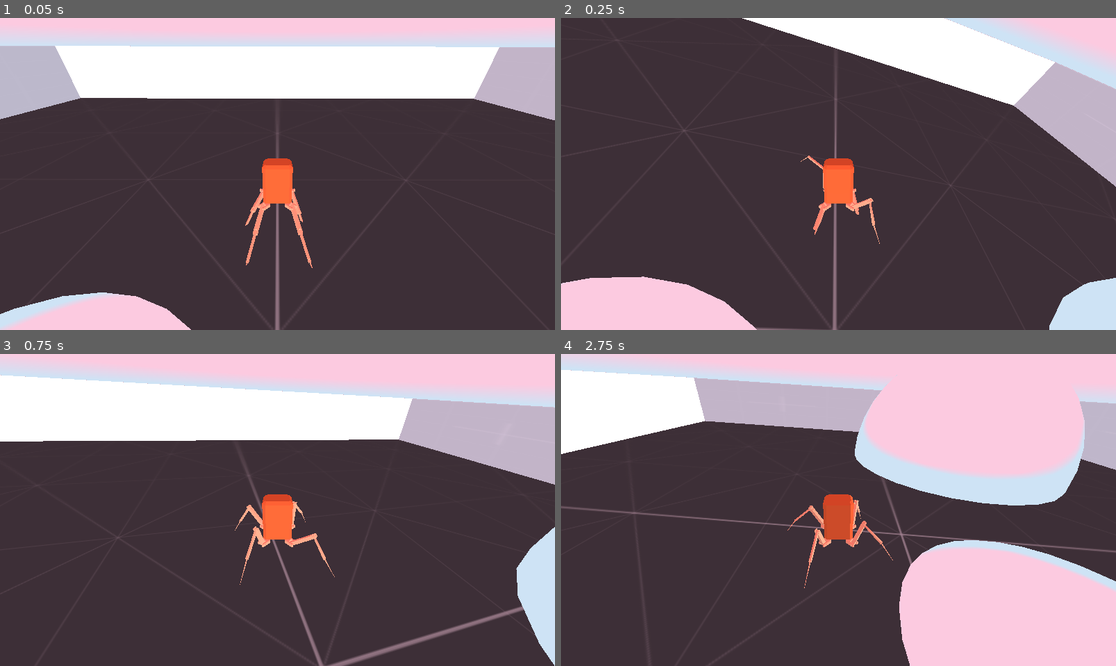
Above: before the commit, frames 1-4 (two rows, left to right).
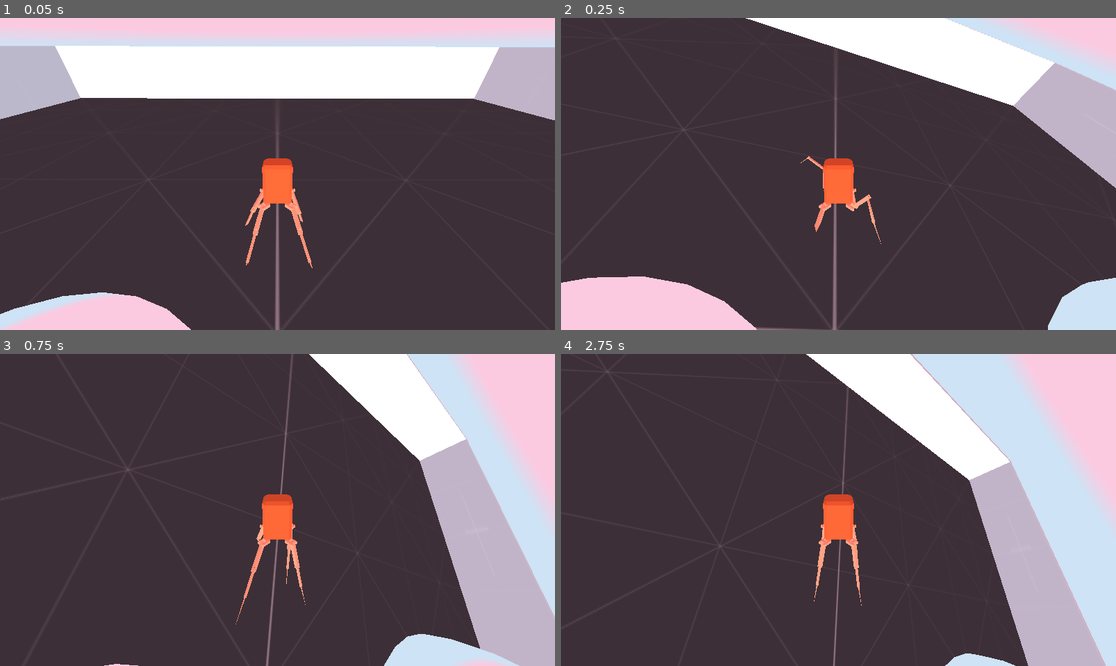
Above: after the commit, the same moments.

Repository: BnLds/InversedKineSpider
Game: Godot game, scene res://main/main.tscn
Same seed, same stepped clock (60 frames per second), same inputs: the game is played once before the commit and once after it.
Inputs:
- Up to frame 1 (0.05 s): no input
- Up to frame 2 (0.25 s): no input
- Up to frame 3 (0.75 s): hold D (right) from 0.53 s (still down); hold Space (jump, bound only after the commit) from 0.53 s (still down)
- Up to frame 4 (2.75 s): release D (right) at 1.28 s; release Space (jump, bound only after the commit) at 1.28 s; hold S (backward) 1.28-2.03 s; tap Space (jump, bound only after the commit) at 1.35, 1.52, 1.82 s; hold D (right) from 2.03 s (still down); hold Space (jump, bound only after the commit) from 2.03 s (still down)

Frame 1 is identical in both runs. In frame 2, 0.4% of the frame differs, in the area x 0-100%, y 0-100%; in frame 3, 40%; in frame 4, 50%.

Commit message:
First try at jumping

Diff:
--- a/project.godot
+++ b/project.godot
@@ -41,3 +41,8 @@
 , Object(InputEventKey,"resource_local_to_scene":false,"resource_name":"","device":-1,"window_id":0,"alt_pressed":false,"shift_pressed":false,"ctrl_pressed":false,"meta_pressed":false,"pressed":false,"keycode":0,"physical_keycode":4194321,"key_label":0,"unicode":0,"echo":false,"script":null)
 ]
 }
+jump={
+"deadzone": 0.5,
+"events": [Object(InputEventKey,"resource_local_to_scene":false,"resource_name":"","device":-1,"window_id":0,"alt_pressed":false,"shift_pressed":false,"ctrl_pressed":false,"meta_pressed":false,"pressed":false,"keycode":0,"physical_keycode":32,"key_label":0,"unicode":32,"echo":false,"script":null)
+]
+}
--- a/scripts/StepTargetContainer.gd
+++ b/scripts/StepTargetContainer.gd
@@ -4,9 +4,10 @@
 
 @onready var parent = get_parent_node_3d()
 @onready var previous_position = parent.global_position
+@onready var spider_bot = $".."
 
 func _process(delta):
-	var velocity = parent.global_position - previous_position
-	global_position = parent.global_position + velocity * offset
-
-	previous_position = parent.global_position
+	if spider_bot.is_grounded:
+		var velocity = parent.global_position - previous_position
+		global_position = parent.global_position + velocity * offset
+		previous_position = parent.global_position
--- a/scripts/ik_target.gd
+++ b/scripts/ik_target.gd
@@ -1,5 +1,6 @@
 extends Marker3D
 
+@onready var spider_bot = $".."
 @export var step_target: Node3D
 @export var step_distance: float = 3.0
 
@@ -9,9 +10,10 @@
 var is_stepping := false
 
 func _process(delta):
-	if !is_stepping && !adjacent_target.is_stepping && abs(global_position.distance_to(step_target.global_position)) > step_distance:
-		step()
-		opposite_target.step()
+	if spider_bot.is_grounded:
+		if !is_stepping && !adjacent_target.is_stepping && abs(global_position.distance_to(step_target.global_position)) > step_distance:
+			step()
+			opposite_target.step()
 
 func step():
 	var target_position = step_target.global_position
--- a/scripts/spider_bot.gd
+++ b/scripts/spider_bot.gd
@@ -1,30 +1,59 @@
 extends Node3D
+
+const GRAVITY = -1
 
 @export var move_speed : float = 5.0
 @export var turn_speed : float = 1.0
+@export var jump_amplitude : float = 10.0
+@export var jump_speed : float = 3.0
 @export var ground_offset : float = 2.0
 
 @onready var fl_leg = $FrontLeftIKTarget
 @onready var fr_leg = $FrontRightIKTarget
 @onready var bl_leg = $BackLeftIKTarget
 @onready var br_leg = $BackRightIKTarget
+@onready var grounded_raycast = $GroundedRayCast
 
 
+var is_grounded := true
+var is_jumping := false
+var is_falling := false
+var target_jump_pos := Vector3.ZERO
+var fall_velocity : float = 0.0
+
 func _process(delta):
-	var plane1 = Plane(bl_leg.global_position, fl_leg.global_position, fr_leg.global_position)
-	var plane2 = Plane(fr_leg.global_position, br_leg.global_position, bl_leg.global_position)
-	var avg_normal = ((plane1.normal + plane2.normal) / 2).normalized()
+	if is_falling && grounded_raycast.is_colliding():
+		is_falling = false
+		is_grounded = true
 
-	var target_basis = _basis_from_normal(avg_normal)
-	transform.basis = lerp(transform.basis, target_basis, move_speed * delta).orthonormalized()
+	if is_jumping:
+		is_grounded = false
+		position = lerp(position, position + transform.basis.y * jump_amplitude, jump_speed * delta)
+		if position.distance_to(target_jump_pos) < 0.1:
+			is_jumping = false
+			is_falling = true
 
-	var avg_leg_position = (fl_leg.position + fr_leg.position + bl_leg.position + br_leg.position) / 4
-	var target_pos = avg_leg_position + transform.basis.y * ground_offset
-	var distance = transform.basis.y.dot(target_pos - position)
-	position = lerp(position, position + transform.basis.y * distance, move_speed * delta)
+	if is_falling:
+		fall_velocity += GRAVITY * delta
+		translate(Vector3.UP * fall_velocity)
 
-	_handle_movement(delta)
+	if is_grounded:
+		fall_velocity = 0
 
+		"""Make the body normal aligned to the surface normal"""
+		var plane1 = Plane(bl_leg.global_position, fl_leg.global_position, fr_leg.global_position)
+		var plane2 = Plane(fr_leg.global_position, br_leg.global_position, bl_leg.global_position)
+		var avg_normal = ((plane1.normal + plane2.normal) / 2).normalized()
+		var target_basis = _basis_from_normal(avg_normal)
+		transform.basis = lerp(transform.basis, target_basis, move_speed * delta).orthonormalized()
+
+		"""Ensure the spider body is always at the same distance from the ground"""
+		var avg_leg_position = (fl_leg.position + fr_leg.position + bl_leg.position + br_leg.position) / 4
+		var target_pos = avg_leg_position + transform.basis.y * ground_offset
+		var distance = transform.basis.y.dot(target_pos - position)
+		position = lerp(position, position + transform.basis.y * distance, move_speed * delta)
+
+		_handle_movement(delta)
 
 func _handle_movement(delta):
 	var direction = Input.get_axis("backward", "forward")
@@ -32,6 +61,11 @@
 
 	var angular_direction = Input.get_axis("right", "left")
 	rotate_object_local(Vector3.UP, angular_direction * turn_speed * delta)
+
+	if Input.is_action_pressed("jump") && !is_jumping && is_grounded:
+		target_jump_pos =  position + transform.basis.y * jump_amplitude
+		is_jumping = true
+
 
 func _basis_from_normal(normal : Vector3) -> Basis:
 	var result = Basis()
--- a/scripts/step_ray.gd
+++ b/scripts/step_ray.gd
@@ -1,9 +1,16 @@
 extends RayCast3D
 
+@onready var spider_bot = $"../../.."
+
 @export var step_target : Node3D
-@export var distance_threshold : float = 1.0
+@export var min_distance : float = 1.0
+@export var max_distance : float = 2.0
 
 func _physics_process(delta):
-	var hit_point = get_collision_point()
-	if hit_point && hit_point.distance_to(step_target.global_position)>distance_threshold:
-		step_target.global_position = hit_point
+	if spider_bot.is_grounded:
+		var hit_point = get_collision_point()
+		if hit_point && hit_point.distance_to(step_target.global_position) > min_distance:
+			if  hit_point.distance_to(step_target.global_position)<max_distance:
+				step_target.global_position = hit_point
+			else:
+				print("fail")
--- a/spider_bot/spider_bot.tscn
+++ b/spider_bot/spider_bot.tscn
@@ -106,7 +106,7 @@
 
 [node name="RayCast3D" type="RayCast3D" parent="StepTargetContainer/FrontLeftStepTarget" index="0" node_paths=PackedStringArray("step_target")]
 transform = Transform3D(0.999753, -0.0141501, 0.0171375, 0.0191898, 0.938589, -0.344504, -0.0112103, 0.344748, 0.938628, -0.058933, 3.55278, 1.30414)
-target_position = Vector3(0, -5, 0)
+target_position = Vector3(0, -10, 0)
 script = ExtResource("7_mhy1w")
 step_target = NodePath("..")
 
@@ -114,8 +114,8 @@
 transform = Transform3D(3.06884, 0, 0, 0, 3.06884, 0, 0, 0, 3.06884, -3.35, -2, 3.4)
 
 [node name="RayCast3D" type="RayCast3D" parent="StepTargetContainer/BackLeftStepTarget" index="0" node_paths=PackedStringArray("step_target")]
-transform = Transform3D(0.99969, -0.0177543, 0.0174498, 0.0157446, 0.993892, 0.109235, -0.0192825, -0.108926, 0.993863, -0.0586137, 3.55278, -0.394521)
-target_position = Vector3(0, -5, 0)
+transform = Transform3D(0.99969, -0.0177543, 0.0174498, 0.0157446, 0.993892, 0.109235, -0.0192825, -0.108926, 0.993863, -0.0586135, 3.55278, -0.394521)
+target_position = Vector3(0, -10, 0)
 script = ExtResource("7_mhy1w")
 step_target = NodePath("..")
 
@@ -124,7 +124,7 @@
 
 [node name="RayCast3D" type="RayCast3D" parent="StepTargetContainer/FrontRightStepTarget" index="0" node_paths=PackedStringArray("step_target")]
 transform = Transform3D(0.999753, -0.0141501, 0.0171375, 0.0179402, 0.968973, -0.246517, -0.0131176, 0.246763, 0.968987, -0.0422314, 3.55278, 0.917337)
-target_position = Vector3(0, -5, 0)
+target_position = Vector3(0, -10, 0)
 script = ExtResource("7_mhy1w")
 step_target = NodePath("..")
 
@@ -133,6 +133,10 @@
 
 [node name="RayCast3D" type="RayCast3D" parent="StepTargetContainer/BackRightStepTarget" index="0" node_paths=PackedStringArray("step_target")]
 transform = Transform3D(0.999678, -0.0184238, 0.0174252, 0.0157348, 0.989521, 0.143531, -0.019887, -0.143211, 0.989493, -0.075142, 3.55278, -0.503321)
-target_position = Vector3(0, -5, 0)
+target_position = Vector3(0, -10, 0)
 script = ExtResource("7_mhy1w")
 step_target = NodePath("..")
+
+[node name="GroundedRayCast" type="RayCast3D" parent="." index="6"]
+transform = Transform3D(1, 0, 0, 0, 1, 0, 0, 0, 1, 0, 3, 0)
+target_position = Vector3(0, -6, 0)
